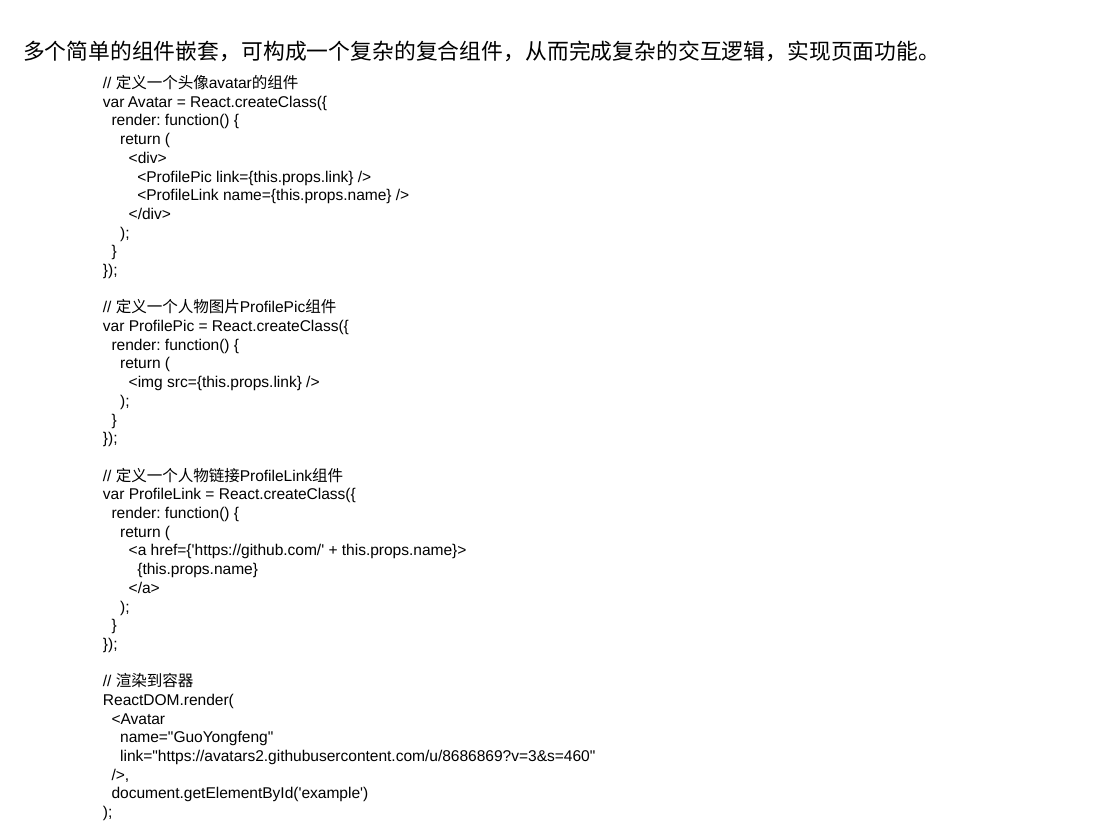
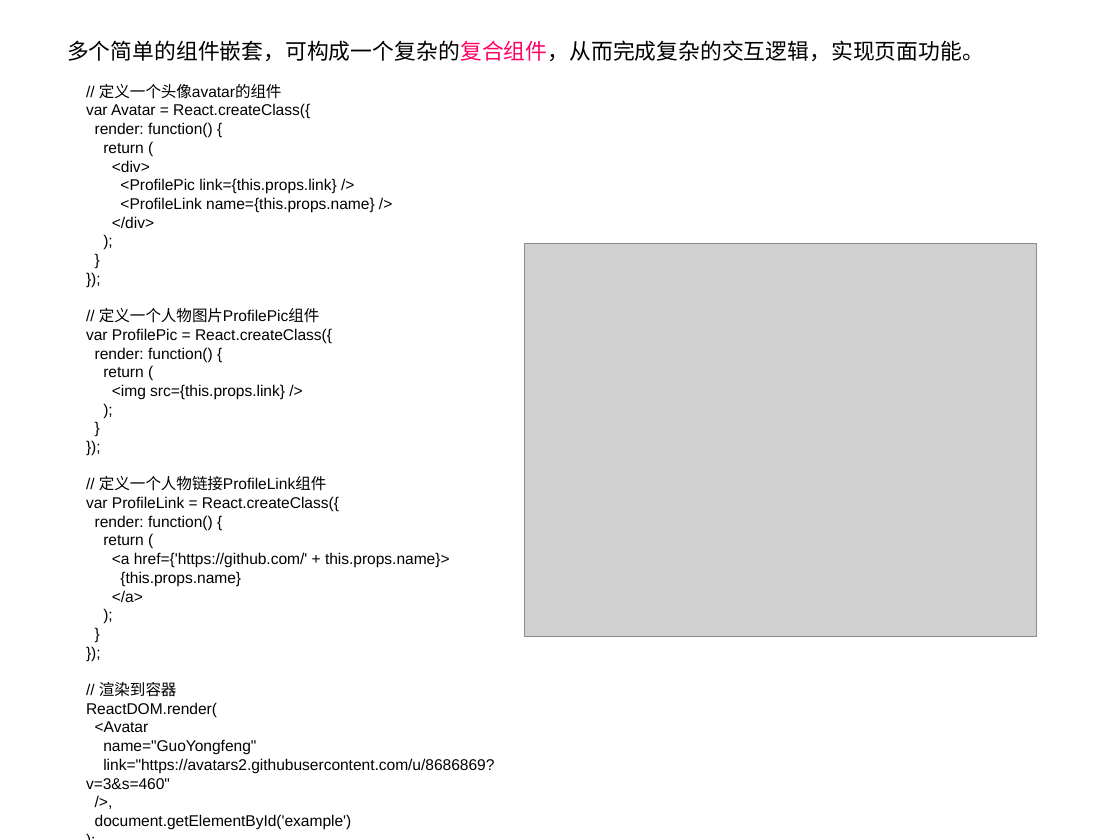
Before and after one commit to guanmeiqi/react-basicKnowledges, a slide deck: slide 13 of react.ppt (slide 25 before the commit). Drawn at 1120x840 pixels with LibreOffice and Linux fonts; fonts in the diff are those of the drawing; grey boxes stand for pictures; background and template pictures are left out. Boxes give left, top, right and bottom in pixels: in the first picture for what was removed or moved away, otherwise in the second. Text is boxed around its words. In the diff, an @@ line names an element or a change of style, - is before the commit and + after.

```diff
--- a/react.ppt
+++ b/react.ppt
@@ text "多个简单的组件嵌套，可构成一个复杂的复合组件，从而完成复杂的交互逻辑，实现页面功能。": place and size @@
-text "多个简单的组件嵌套，可构成一个复杂的复合组件，从而完成复杂的交互逻辑，实现页面功能。" at [23,40,940,61]
+text "多个简单的组件嵌套，可构成一个复杂的复合组件，从而完成复杂的交互逻辑，实现页面功能。" at [67,40,984,61]
@@ text "多个简单的组件嵌套，可构成一个复杂的复合组件，从而完成复杂的交互逻辑，实现页面功能。" at [67,40,984,61]: text colour #000000 to #FF0066 in "多个简单的组件嵌套，可构成一个复杂的复合组件，从而完成复杂的交互逻辑，实现页面功能。" @@
@@ text "// 定义一个头像avatar的组件" rewrapped from [103,75,595,802] to [86,84,494,829] @@
@@ picture added at [525,244,1037,637] @@
```
Also in this commit, not shown: 19 other slides changed, 2 slides added, 4 slides removed, 38 other files.
